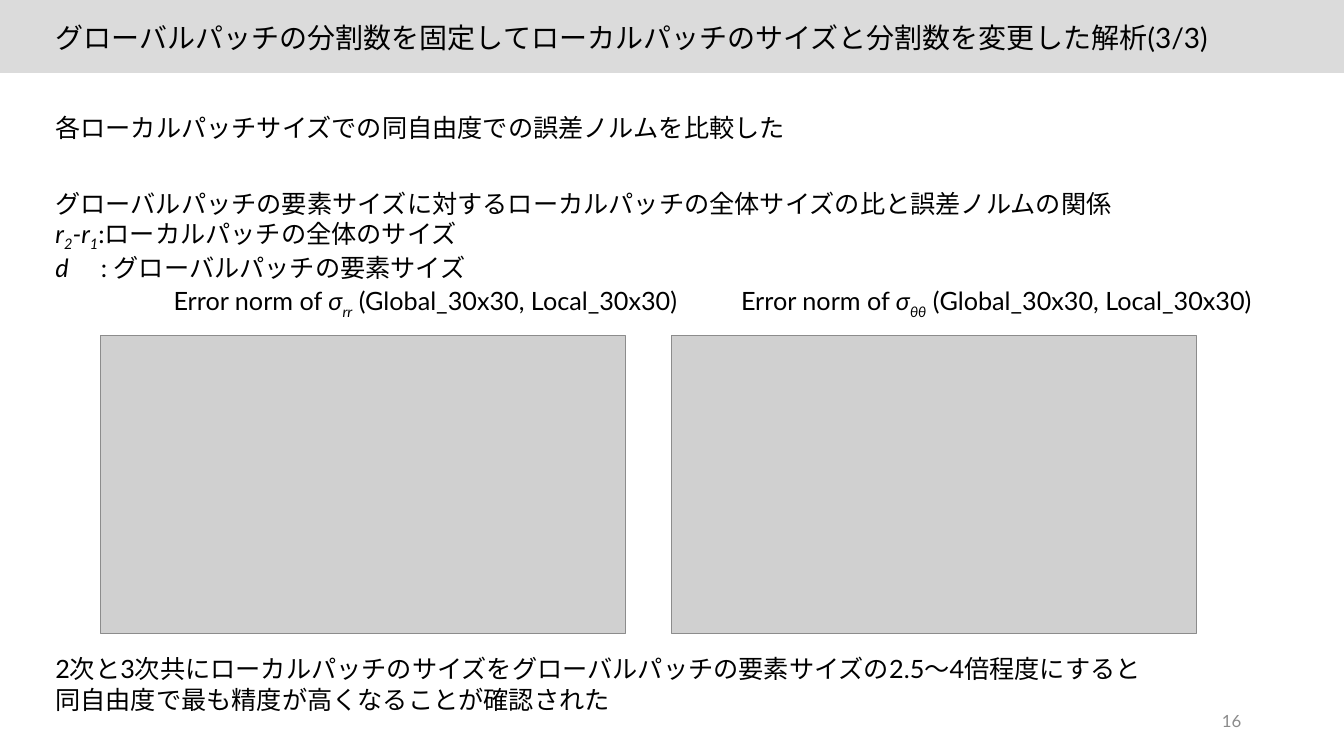
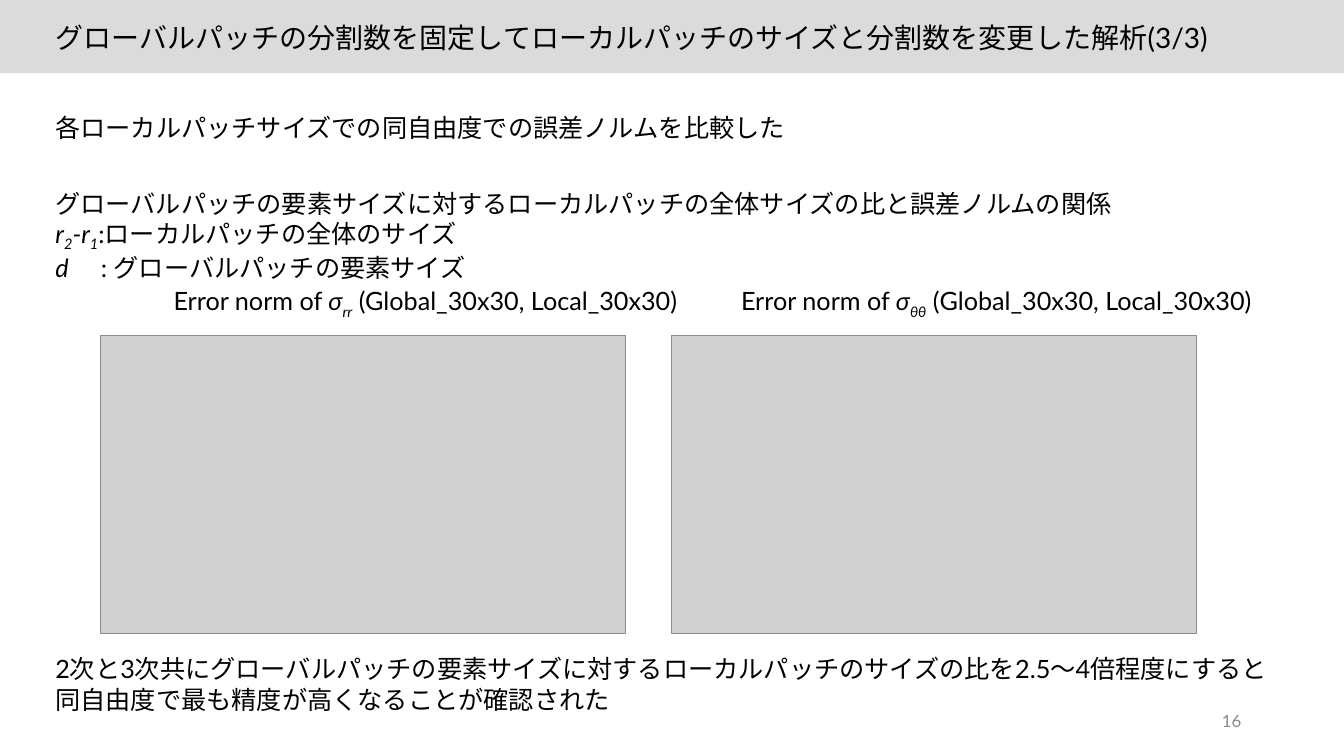
Before and after one commit to JoTsuchi22/lab_share, a slide deck: slide 16 of 卒論発表/最終版/20220208_卒業発表_土山雄飛.pptx. Drawn at 1344x756 pixels with LibreOffice and Linux fonts; fonts in the diff are those of the drawing; grey boxes stand for pictures. Boxes give left, top, right and bottom in pixels: in the first picture for what was removed or moved away, otherwise in the second. Text is boxed around its words. In the diff, an @@ line names an element or a change of style, - is before the commit and + after.

```diff
--- a/卒論発表/最終版/20220208_卒業発表_土山雄飛.pptx
+++ b/卒論発表/最終版/20220208_卒業発表_土山雄飛.pptx
@@ text at <box>55,657,1266,680</box>: text changed @@
-2次と3次共にローカルパッチのサイズをグローバルパッチの要素サイズの2.5～4倍程度にすると
+2次と3次共にグローバルパッチの要素サイズに対するローカルパッチのサイズの比を2.5～4倍程度にすると
```
Also in this commit, not shown: 6 other files.
